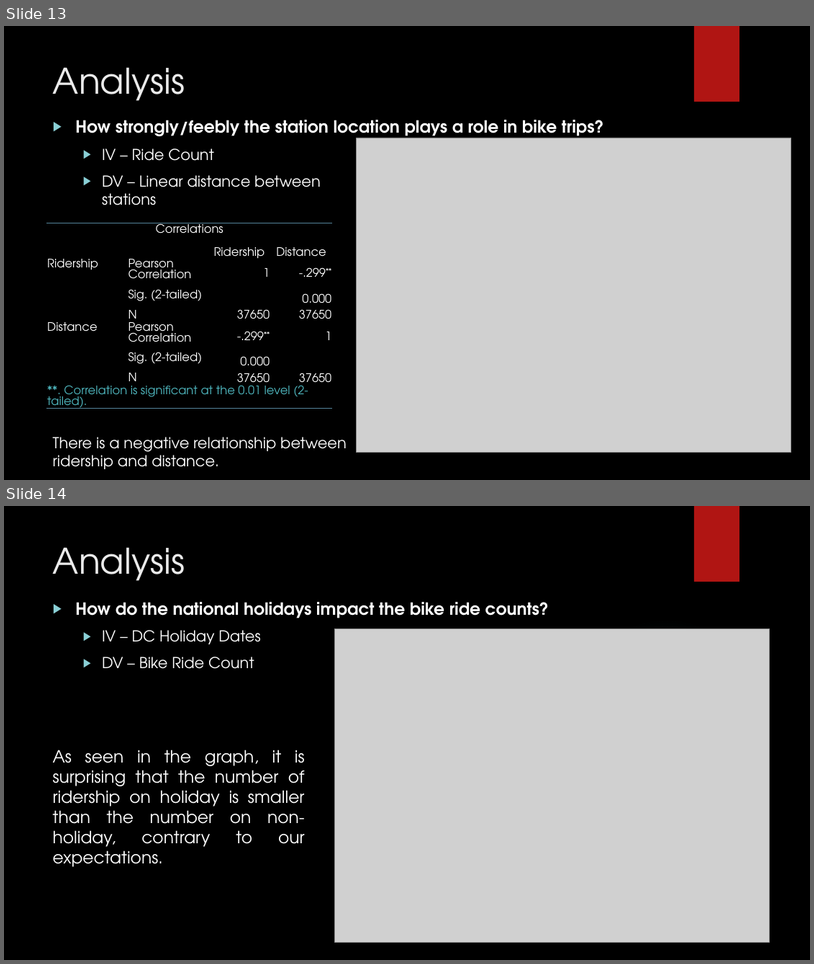
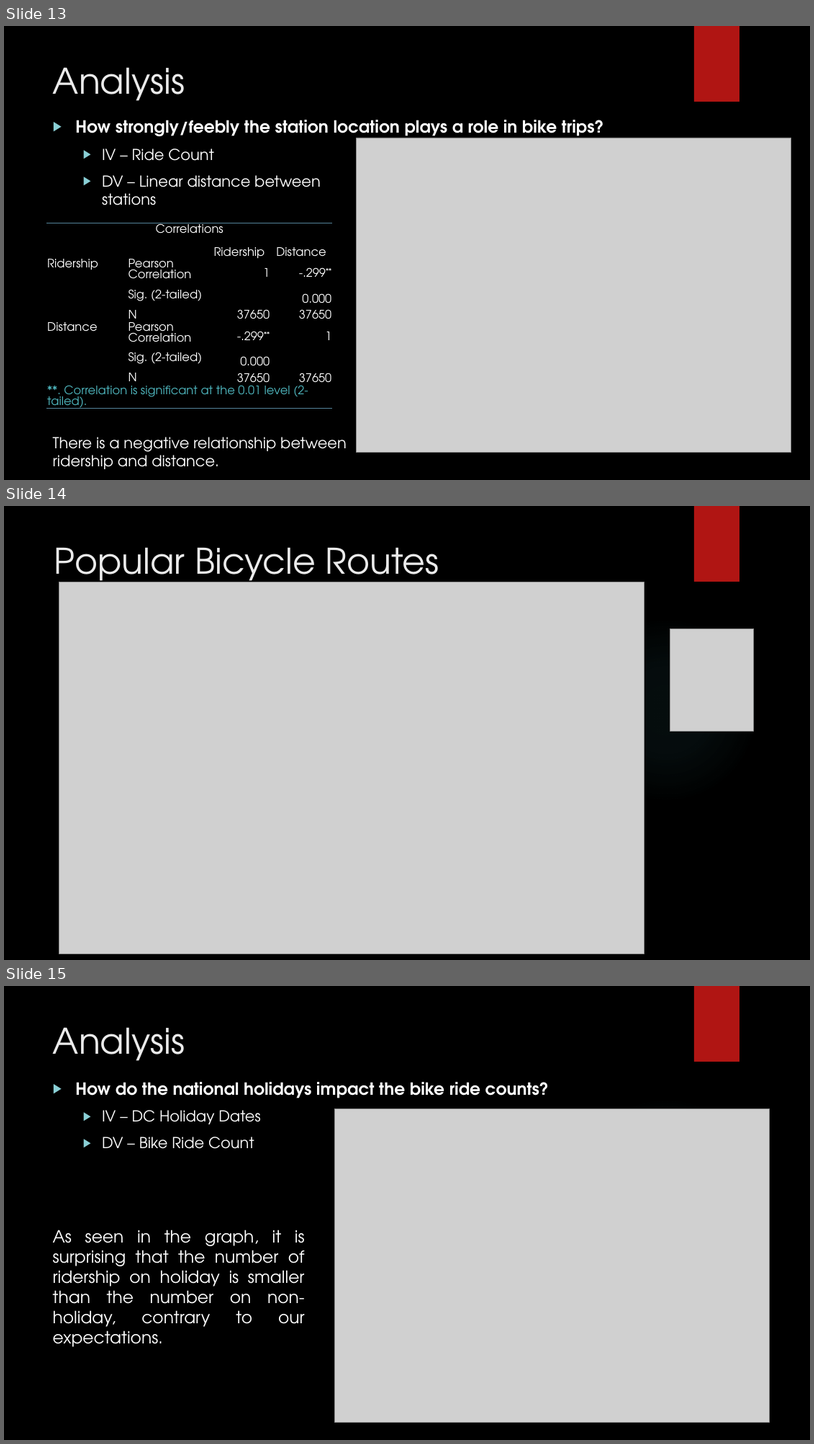
Before and after one commit to AniKarenina/INFM600_Fabulous, a slide deck: INFM600_0201_Fabulous_Presentation/INFM600_0201_Fabulous_Projet_Presentation.pptx. Shown one above the other, each under a label of ours: slides 13 and 14 before the commit, slides 13, 14 and 15 after it. The pictures are 814x964 and 814x1444 pixels, drawn with LibreOffice and Linux fonts; fonts in the diff are those of the drawing; grey boxes stand for pictures; background and template pictures are left out. Boxes give left, top, right and bottom in pixels: in the first picture for what was removed or moved away, otherwise in the second. Text is boxed around its words. In the diff, an @@ line names an element or a change of style, - is before the commit and + after.

```diff
--- a/INFM600_0201_Fabulous_Presentation/INFM600_0201_Fabulous_Projet_Presentation.pptx
+++ b/INFM600_0201_Fabulous_Presentation/INFM600_0201_Fabulous_Projet_Presentation.pptx
@@ slide 14 added at (x1=4, y1=506, x2=810, y2=960), background picture (left out); not listed: 2 template elements that a slide beside it also shows @@
@@ title added at (x1=54, y1=547, x2=440, y2=590), 42 pt, text #EBEBEB @@
+Popular Bicycle Routes
@@ picture added at (x1=59, y1=582, x2=644, y2=954) @@
@@ picture added at (x1=671, y1=629, x2=755, y2=731) @@
@@ what was slide 14 is now slide 15 @@
```
Also in this commit, not shown: 1 slide changed, 11 other files.
